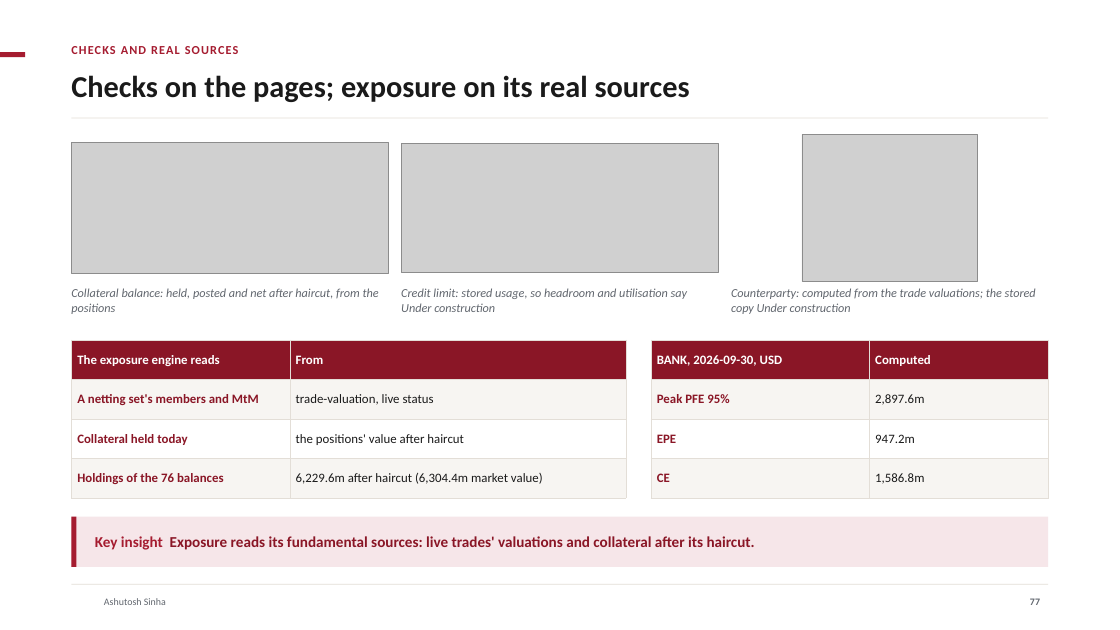
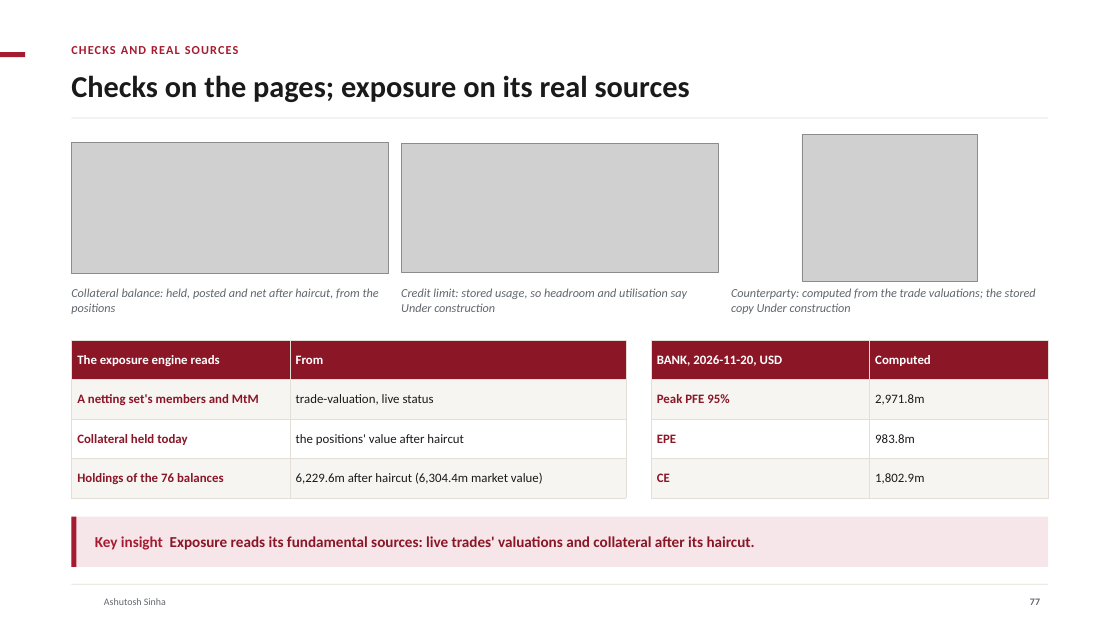
Before and after one commit to ajsinha/drishti, a slide deck: slide 77 of docs/publications/Drishti-Design-and-Evidence.pptx. Drawn at 1120x630 pixels with LibreOffice and Linux fonts; fonts in the diff are those of the drawing; grey boxes stand for pictures; background and template pictures are left out. Boxes give left, top, right and bottom in pixels: in the first picture for what was removed or moved away, otherwise in the second. Text is boxed around its words. In the diff, an @@ line names an element or a change of style, - is before the commit and + after.

```diff
--- a/docs/publications/Drishti-Design-and-Evidence.pptx
+++ b/docs/publications/Drishti-Design-and-Evidence.pptx
@@ table at [651,340,1049,498] @@
-row 1, column 1: BANK, 2026-09-30, USD
+row 1, column 1: BANK, 2026-11-20, USD
-row 2, column 2: 2,897.6m
+row 2, column 2: 2,971.8m
-row 3, column 2: 947.2m
+row 3, column 2: 983.8m
-row 4, column 2: 1,586.8m
+row 4, column 2: 1,802.9m
```
Also in this commit, not shown: 20 other slides changed, 1 slide added, 2 other files.
